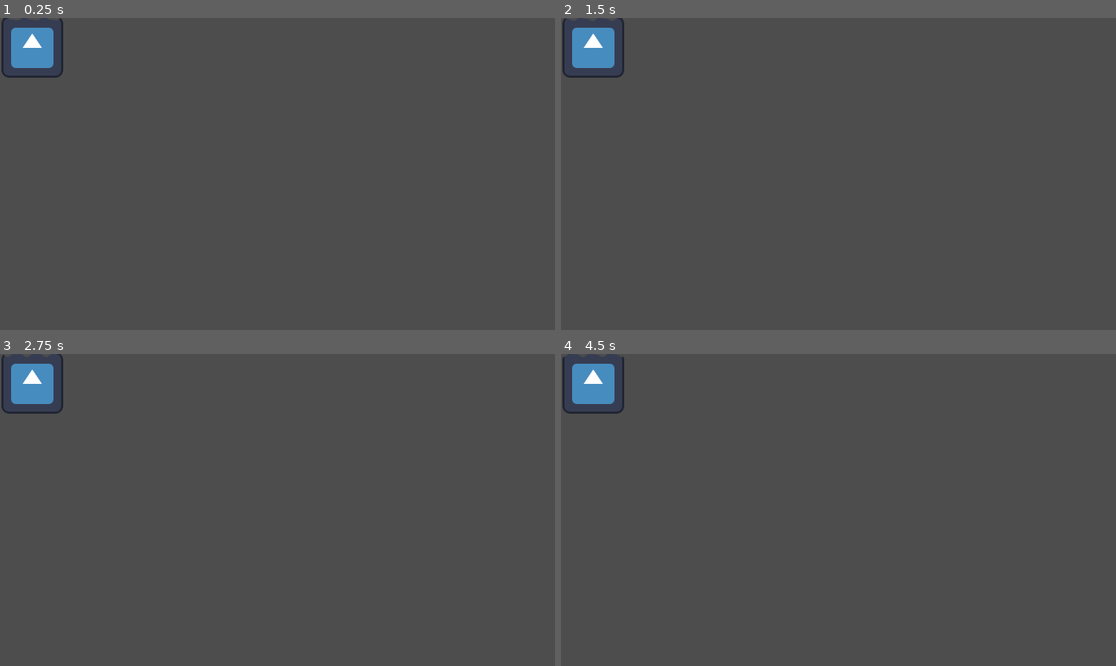
Above: before the commit, frames 1-4 (two rows, left to right).
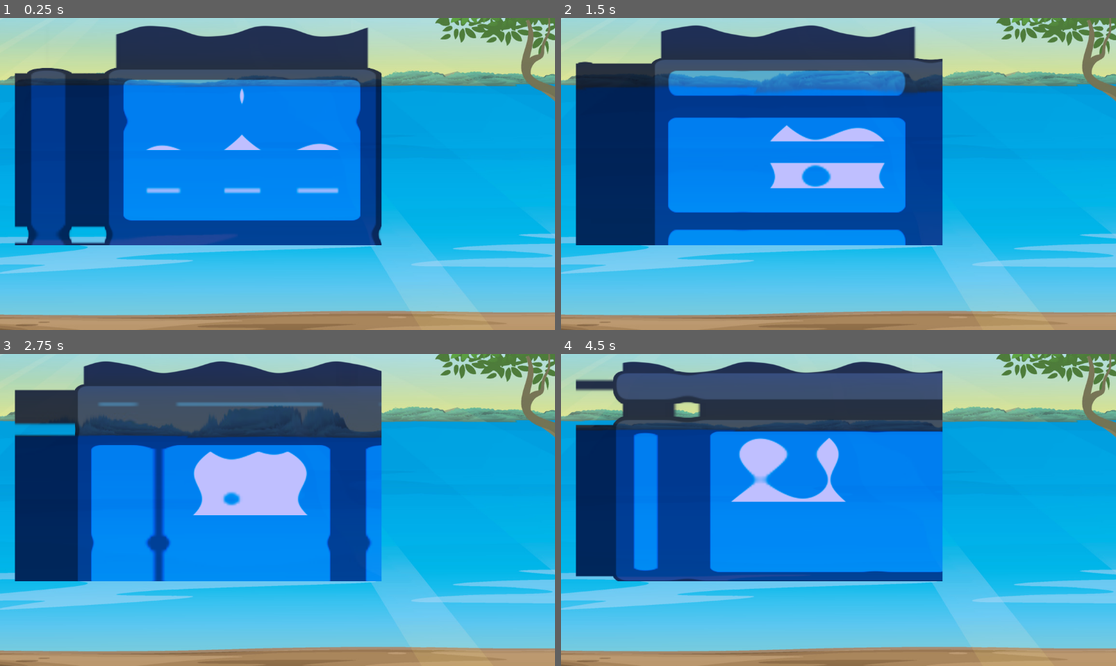
Above: after the commit, the same moments.

Repository: shafayatb/ShaderPlayground
Game: Godot game, scene res://shader_test.tscn
Same seed, same stepped clock (60 frames per second), same inputs: the game is played once before the commit and once after it. The engine's default icon, where the game draws it, is replaced by a stand-in: a white triangle on a blue panel in a dark square.
Inputs (mouse positions are in pixels of both pictures, inside the frame that each line leads up to):
- Up to frame 1 (0.25 s): no input
- Up to frame 2 (1.5 s): tap Enter (ui_accept) at 0.5, 0.77 s; move the mouse to (960, 158) at 0.52 s; hold Right (ui_right) 0.53-1.28 s; move the mouse to (727, 189) at 1.27 s; hold Down (ui_down) from 1.28 s (still down)
- Up to frame 3 (2.75 s): tap Enter (ui_accept) at 1.52 s; move the mouse to (333, 441) at 2.02 s; release Down (ui_down) at 2.03 s; hold Right (ui_right) from 2.03 s (still down)
- Up to frame 4 (4.5 s): move the mouse to (810, 572) at 2.77 s; release Right (ui_right) at 2.78 s; hold Up (ui_up) 2.78-3.53 s; tap Enter (ui_accept) at 3.02, 3.77 s; move the mouse to (1005, 556) at 3.52 s; hold Left (ui_left) from 3.53 s (still down); move the mouse to (672, 463) at 4.27 s

The runs differ from the first frame. In frame 1, 99% of the frame differs, in the area x 0-100%, y 0-100%; in frame 2, 100%; in frame 3, 98%; in frame 4, 99%.
Error in both runs: Attempt to call function 'set_shader_parameter' in base 'null instance' on a null instance. (res://blacknwhite.gd:16)

Commit message:
Screen texture water

Diff:
--- /dev/null
+++ b/code_shaders/screen_texture_water.gdshader
@@ -0,0 +1,32 @@
+shader_type canvas_item;
+
+uniform sampler2D screen_texture : hint_screen_texture;
+
+uniform float wave_frequency = 10.0;
+uniform float wave_speed = 4.0;
+uniform float wave_amplitude = 0.005;
+
+vec4 overlay(vec4 base, vec4 blend) {
+	vec4 limit = step(0.5, base);
+	return mix(2.0 * base * blend, 1.0 - 2.0 * (1.0 - base) * (1.0 - blend), limit);
+}
+
+void fragment() {
+
+	float wave_x = sin(UV.x * wave_frequency + TIME * wave_speed) * wave_amplitude - wave_amplitude;
+	float wave_y = cos(UV.y * wave_frequency + TIME * wave_speed) * wave_amplitude - wave_amplitude;
+
+	float wave_x_2 = sin(UV.x * wave_frequency * 3.0 + TIME * -wave_speed * .0) * 0.002 - 0.002;
+
+	vec2 final_uv = SCREEN_UV + vec2(wave_x, wave_y);
+	vec2 water_uv = UV + vec2(wave_x, wave_y) * 5.0;
+
+	float foam = smoothstep(0.0, 0.005, UV.y + wave_x + wave_x_2);
+
+	vec4 water_color = texture(TEXTURE, water_uv);
+	vec4 screen_color = texture(screen_texture, final_uv);
+
+	COLOR = overlay(water_color, screen_color);
+	COLOR.rg *= 0.75;
+	COLOR.a *= foam;
+}
--- /dev/null
+++ b/code_shaders/screen_texture_water.tres
@@ -0,0 +1,9 @@
+[gd_resource type="ShaderMaterial" load_steps=2 format=3 uid="uid://ckwrv8de8a4us"]
+
+[ext_resource type="Shader" uid="uid://bfidfllhhbn6r" path="res://code_shaders/screen_texture_water.gdshader" id="1_oi704"]
+
+[resource]
+shader = ExtResource("1_oi704")
+shader_parameter/wave_frequency = 20.0
+shader_parameter/wave_speed = 1.0
+shader_parameter/wave_amplitude = 0.025
--- a/shader_test.tscn
+++ b/shader_test.tscn
@@ -1,5 +1,6 @@
-[gd_scene load_steps=13 format=3 uid="uid://dc5jevqicwk71"]
+[gd_scene load_steps=14 format=3 uid="uid://dc5jevqicwk71"]
 
+[ext_resource type="Texture2D" uid="uid://bg5rt36j5vsud" path="res://assets/simple_bg.jpg" id="1_n1cy7"]
 [ext_resource type="Texture2D" uid="uid://nkserftbik4g" path="res://icon.svg" id="1_v4mft"]
 [ext_resource type="Material" uid="uid://csqy25exr08j8" path="res://code_shaders/ripple_reflection.tres" id="2_p4bue"]
 [ext_resource type="Texture2D" uid="uid://ds4qwmwce4pmc" path="res://blacknwhite.png" id="3_gibmb"]
@@ -8,7 +9,7 @@
 [ext_resource type="Material" uid="uid://deyhyqx3flh4b" path="res://visual_shaders/simple_outline_shader.tres" id="6_4sh6q"]
 [ext_resource type="Texture2D" uid="uid://eck5ouwvjsbi" path="res://assets/head.png" id="7_1mq4w"]
 [ext_resource type="Material" uid="uid://df1h55w38p1g" path="res://code_shaders/shockwave_shader.tres" id="8_1mq4w"]
-[ext_resource type="Material" uid="uid://can6jrewj7pqm" path="res://code_shaders/top_wave.tres" id="9_movfo"]
+[ext_resource type="Material" uid="uid://ckwrv8de8a4us" path="res://code_shaders/screen_texture_water.tres" id="10_aigp2"]
 
 [sub_resource type="Animation" id="Animation_n1cy7"]
 length = 0.001
@@ -72,6 +73,10 @@
 
 [node name="ShaderTest" type="Node2D"]
 
+[node name="SimpleBg" type="Sprite2D" parent="."]
+position = Vector2(641, 203)
+texture = ExtResource("1_n1cy7")
+
 [node name="Icon2" type="Sprite2D" parent="."]
 visible = false
 position = Vector2(542, 313)
@@ -116,7 +121,7 @@
 }
 
 [node name="Icon3" type="Sprite2D" parent="."]
-texture_repeat = 2
-material = ExtResource("9_movfo")
-position = Vector2(67, 60)
+material = ExtResource("10_aigp2")
+position = Vector2(411.99997, 243)
+scale = Vector2(5.9453125, 3.578125)
 texture = ExtResource("1_v4mft")
Not shown, added: code_shaders/screen_texture_water.gdshader.uid
